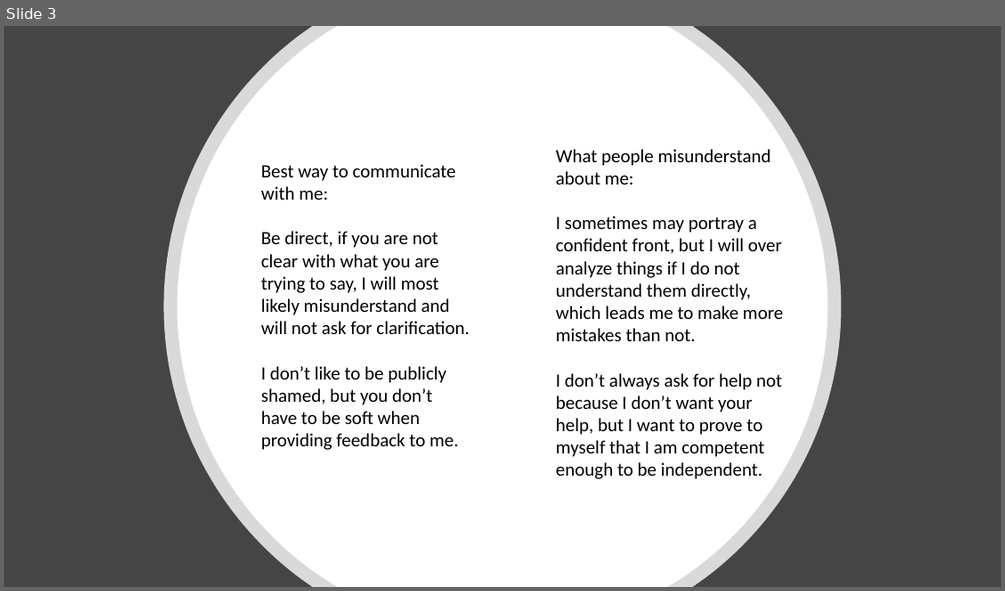
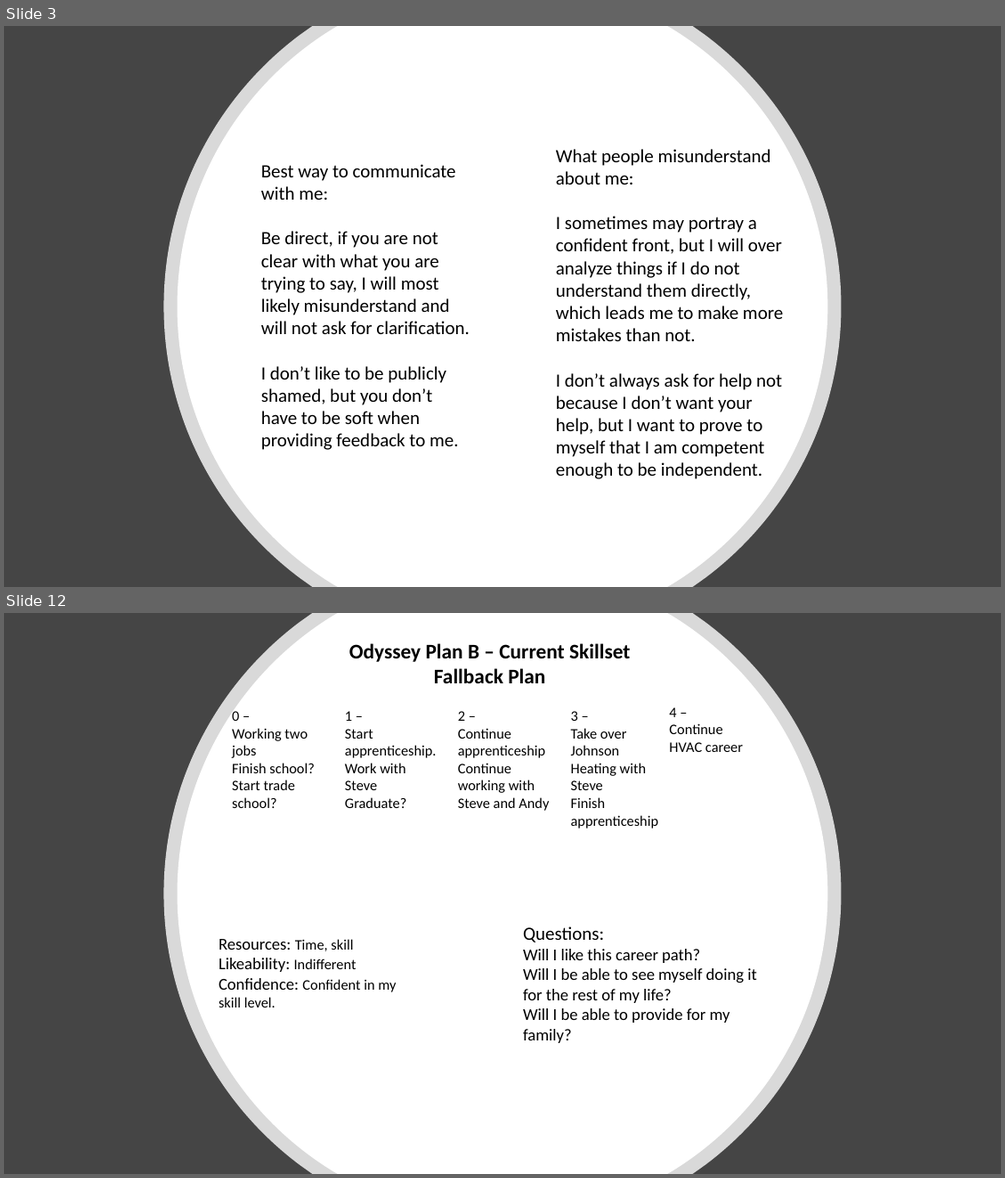
Before and after one commit to garrettstanger/CSE170, a slide deck: User Manual.pptx. Shown one above the other, each under a label of ours: slide 3 before the commit, slides 3 and 12 after it; the slides between them are not shown. The pictures are 1005x591 and 1005x1178 pixels, drawn with LibreOffice and Linux fonts; fonts in the diff are those of the drawing. Boxes give left, top, right and bottom in pixels: in the first picture for what was removed or moved away, otherwise in the second. Text is boxed around its words. In the diff, an @@ line names an element or a change of style, - is before the commit and + after.

```diff
--- a/User Manual.pptx
+++ b/User Manual.pptx
@@ slide 12 added at bbox=[4, 613, 1001, 1174], background #454545 @@
@@ freeform shape added at bbox=[164, 613, 841, 1174], fill #FFFFFF at 80% opacity @@
@@ freeform shape added at bbox=[178, 613, 828, 1174], fill #FFFFFF @@
@@ text added at bbox=[349, 643, 630, 683], 20 pt, text #000000, bold @@
+Odyssey Plan B – Current Skillset Fallback Plan
@@ text added at bbox=[232, 711, 314, 808], 14 pt, text #000000 @@
+0 –
+Working two jobs
+Finish school?
+Start trade school?
@@ text added at bbox=[345, 711, 437, 808], 14 pt, text #000000 @@
+1 –
+Start apprenticeship.
+Work with Steve
+Graduate?
@@ text added at bbox=[458, 711, 549, 811], 14 pt, text #000000 @@
+2 –
+Continue apprenticeship
+Continue working with Steve and Andy
@@ text added at bbox=[571, 711, 659, 828], 14 pt, text #000000 @@
+3 –
+Take over Johnson Heating with Steve
+Finish apprenticeship
@@ text added at bbox=[669, 707, 743, 752], 14 pt, text #000000 @@
+4 –
+Continue HVAC career
@@ text added at bbox=[523, 926, 757, 1043], 16 pt, text #000000 @@
+Questions:
+Will I like this career path?
+Will I be able to see myself doing it for the rest of my life?
+Will I be able to provide for my family?
@@ text added at bbox=[218, 939, 396, 1007], 14 pt, text #000000 @@
+Resources: Time, skill
+Likeability: Indifferent
+Confidence: Confident in my skill level.
```
Also in this commit, not shown: 9 other slides added.
